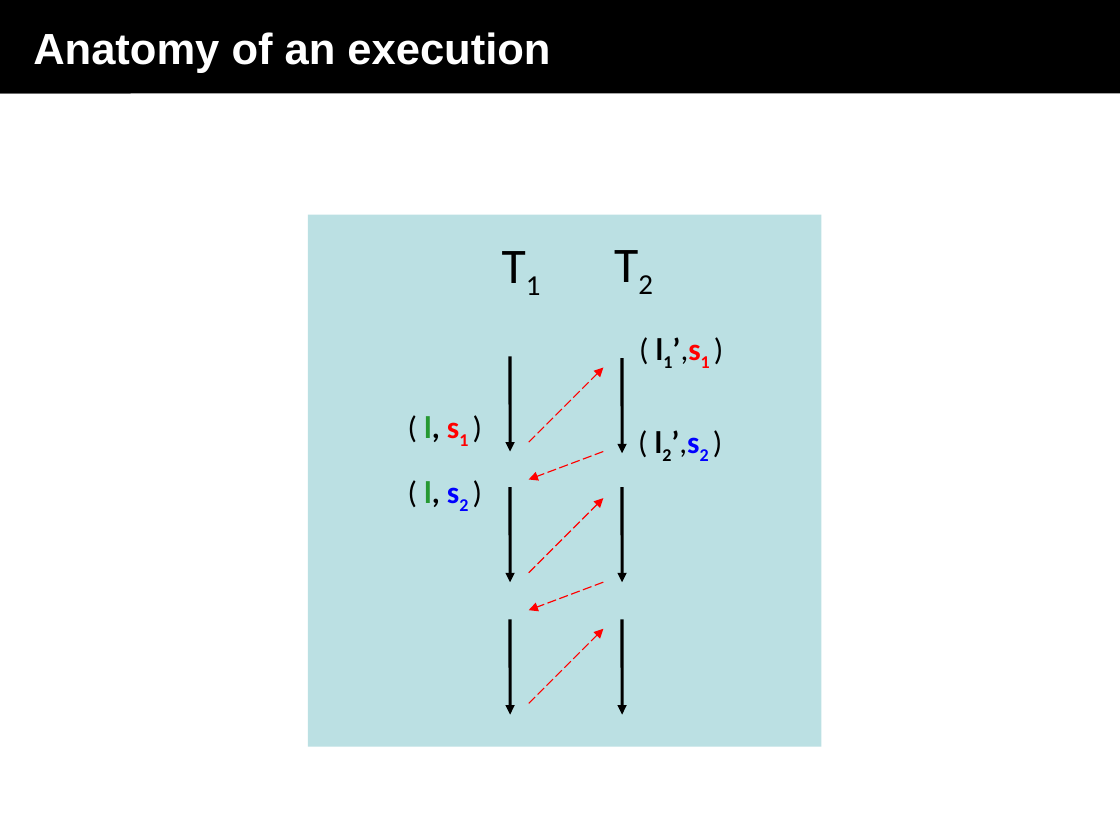
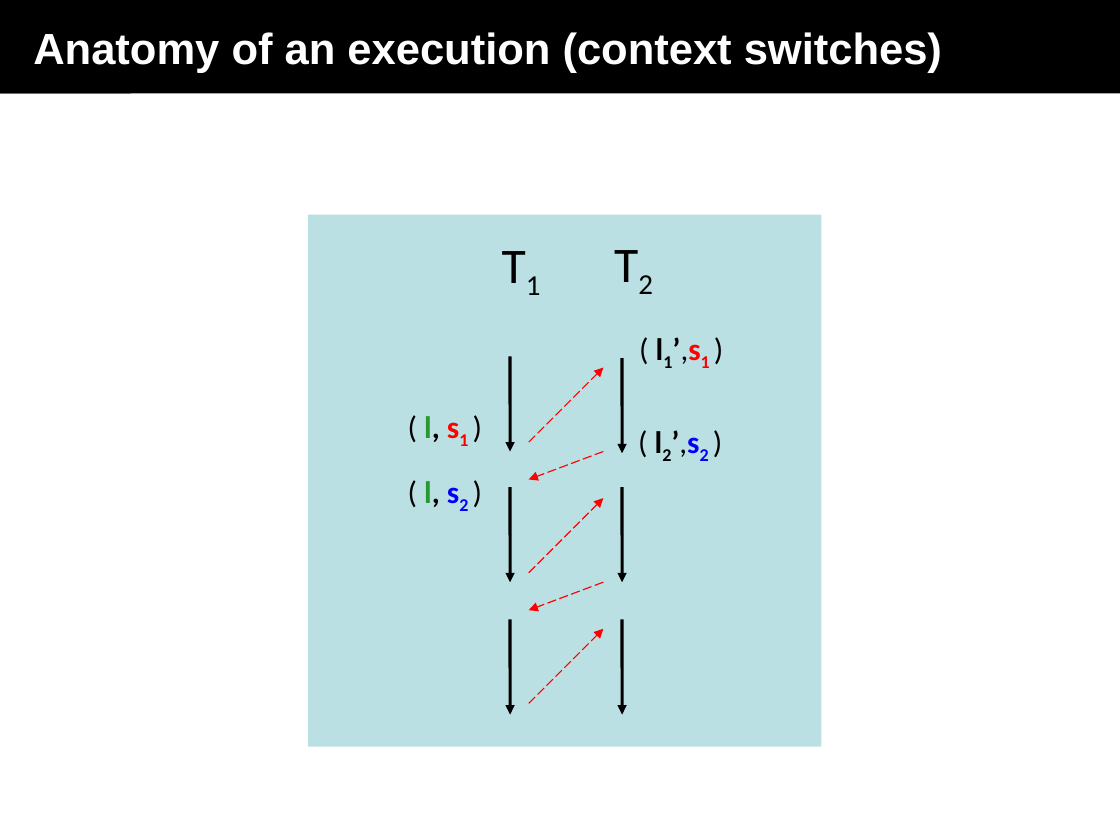
Before and after one commit to menesro/mpri, a slide deck: slide 13 of lecture3/sequentializations.ppt. Drawn at 1120x840 pixels with LibreOffice and Linux fonts; fonts in the diff are those of the drawing. Boxes give left, top, right and bottom in pixels: in the first picture for what was removed or moved away, otherwise in the second. Text is boxed around its words. In the diff, an @@ line names an element or a change of style, - is before the commit and + after.

```diff
--- a/lecture3/sequentializations.ppt
+++ b/lecture3/sequentializations.ppt
@@ title at bbox=[33, 32, 942, 73]: text changed @@
-Anatomy of an execution
+Anatomy of an execution (context switches)
```
Also in this commit, not shown: 3 other slides changed, 23 slides added, 2 other files.
